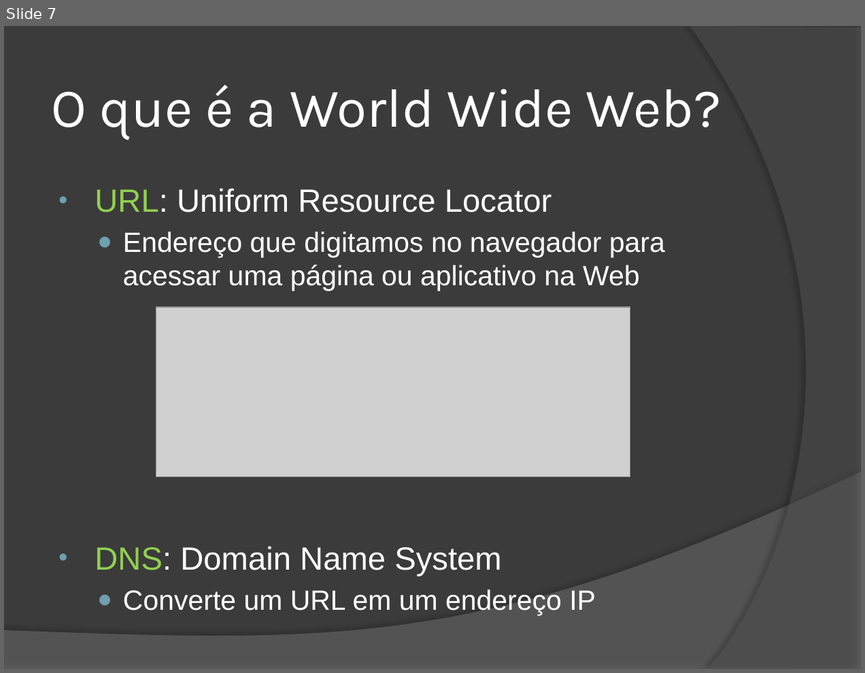
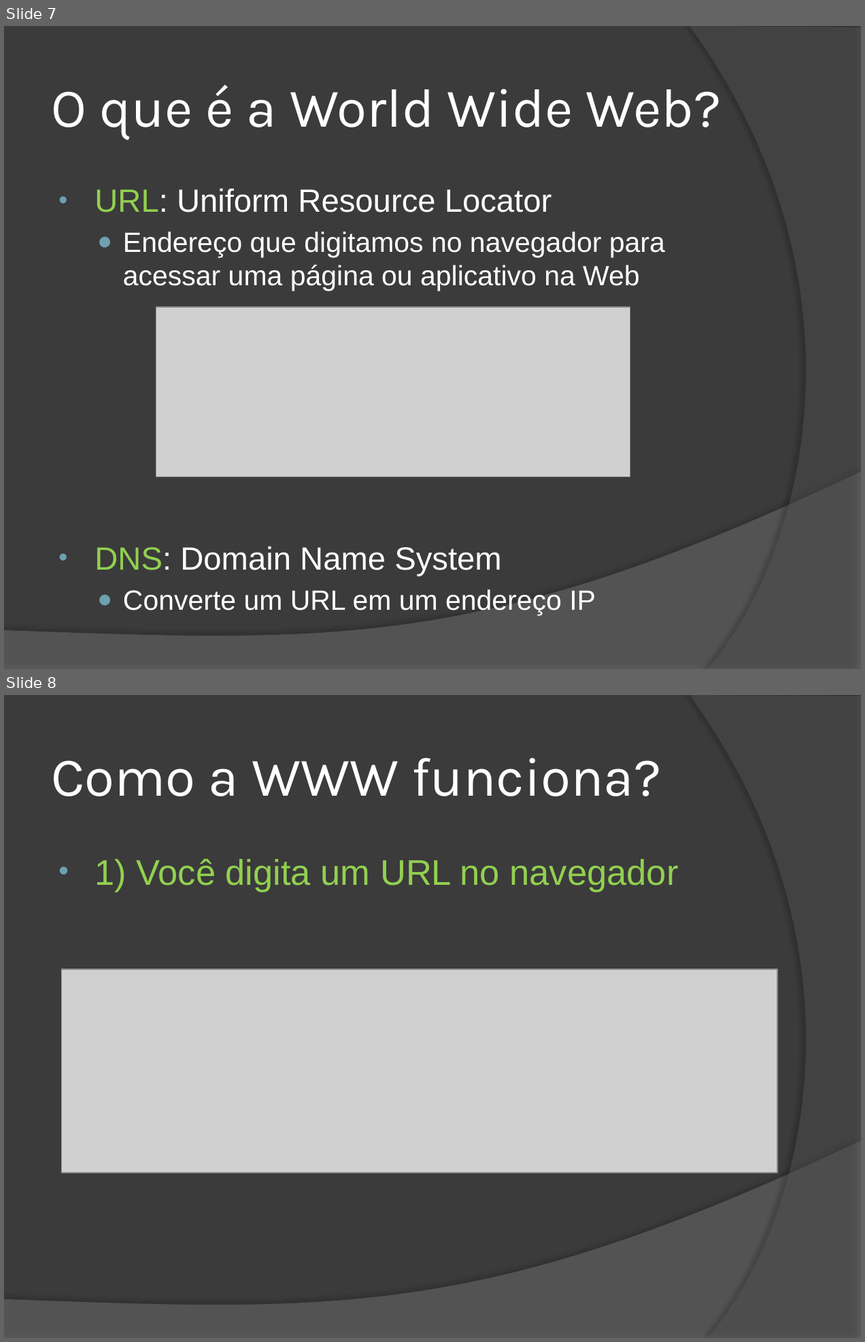
Before and after one commit to wind39/wind39.github.io, a slide deck: curso/modulo4capitulo1.pptx. Shown one above the other, each under a label of ours: slide 7 before the commit, slides 7 and 8 after it. The pictures are 865x673 and 865x1342 pixels, drawn with LibreOffice and Linux fonts; fonts in the diff are those of the drawing; grey boxes stand for pictures. Boxes give left, top, right and bottom in pixels: in the first picture for what was removed or moved away, otherwise in the second. Text is boxed around its words. In the diff, an @@ line names an element or a change of style, - is before the commit and + after.

```diff
--- a/curso/modulo4capitulo1.pptx
+++ b/curso/modulo4capitulo1.pptx
@@ slide 8 added at (x1=4, y1=695, x2=861, y2=1338), background #3B3B3B; not listed: 2 template elements that a slide beside it also shows @@
@@ title added at (x1=51, y1=758, x2=661, y2=796), 46 pt, text #FFFFFF @@
+Como a WWW funciona?
@@ text added at (x1=94, y1=859, x2=679, y2=892), 30 pt, text #92D050 @@
+• 1) Você digita um URL no navegador
@@ picture added at (x1=61, y1=969, x2=777, y2=1172) @@
```
Also in this commit, not shown: 2 slides changed, 10 other slides added, 19 other files.
